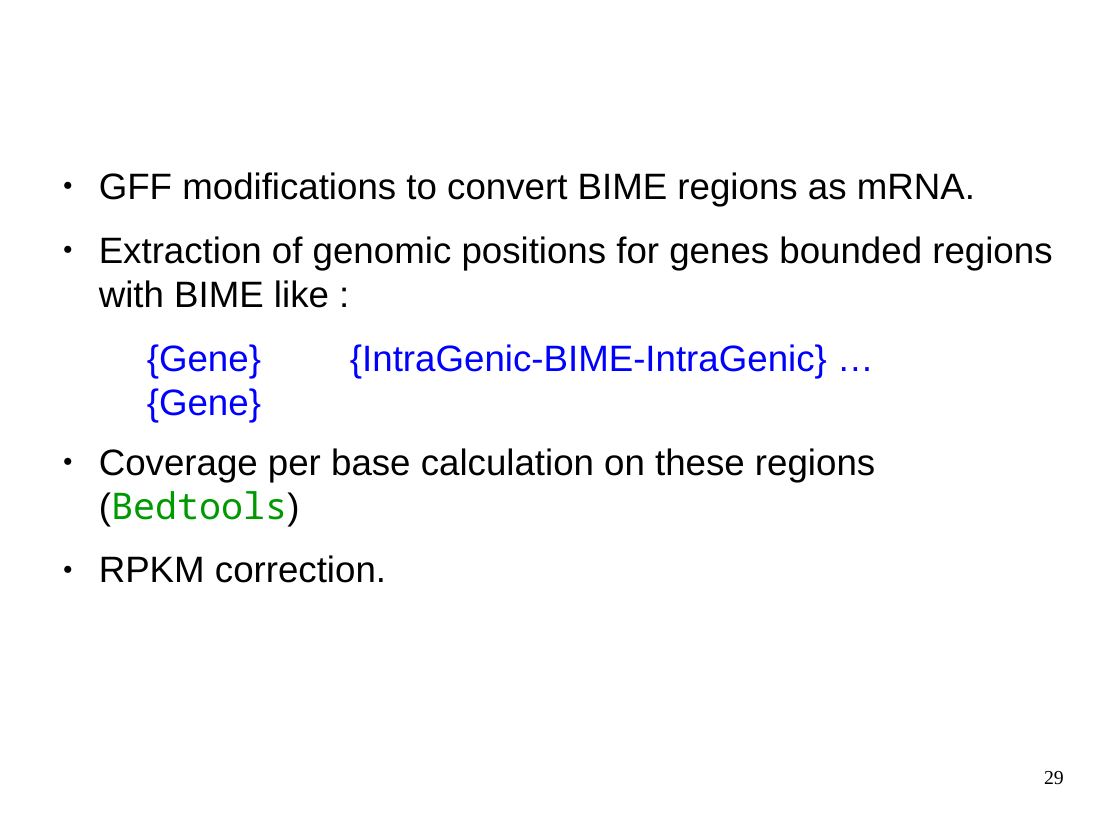
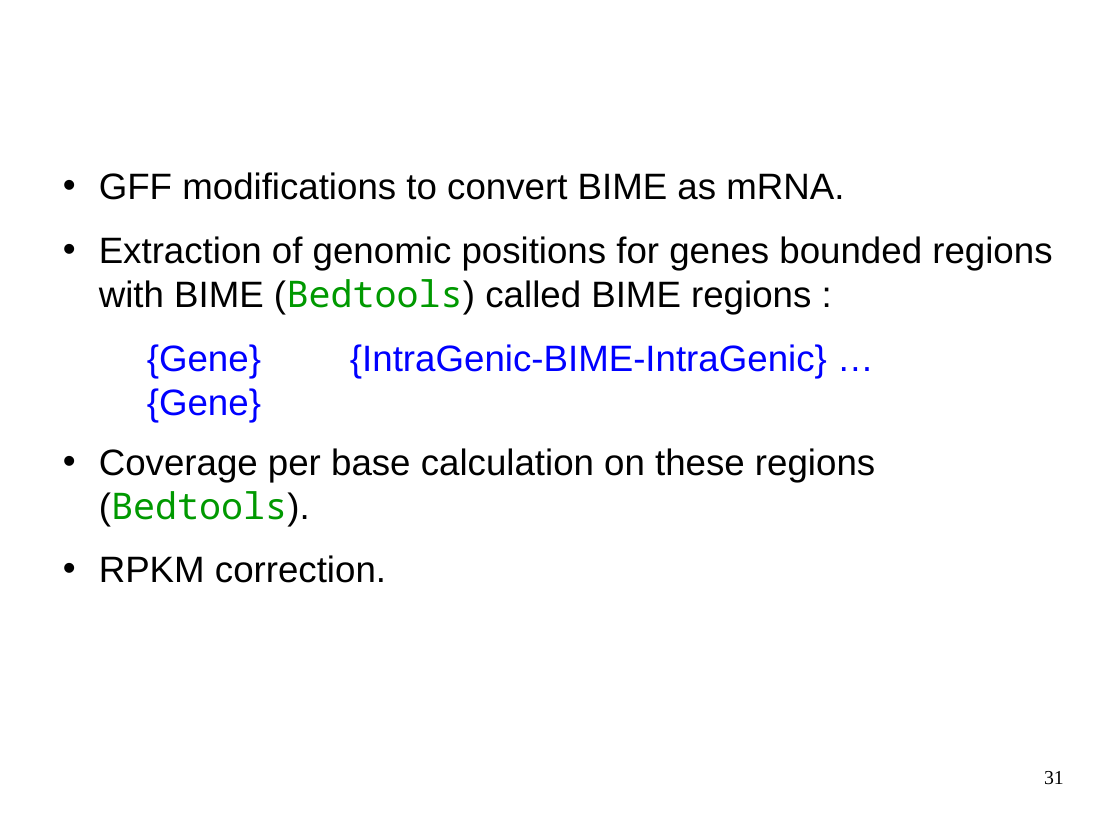
Before and after one commit to mesmeraf/stage_M2, a slide deck: slide 31 of presentations/presentation_labo_03-19.odp (slide 29 before the commit). Drawn at 1120x840 pixels with LibreOffice and Linux fonts; fonts in the diff are those of the drawing; background and template pictures are left out. Boxes give left, top, right and bottom in pixels: in the first picture for what was removed or moved away, otherwise in the second. Text is boxed around its words. In the diff, an @@ line names an element or a change of style, - is before the commit and + after.

```diff
--- a/presentations/presentation_labo_03-19.odp
+++ b/presentations/presentation_labo_03-19.odp
@@ text at (x1=99, y1=172, x2=1052, y2=314): text changed @@
-● GFF modifications to convert BIME regions as mRNA.
-● Extraction of genomic positions for genes bounded regions with BIME like :
+• GFF modifications to convert BIME as mRNA.
+• Extraction of genomic positions for genes bounded regions with BIME (Bedtools) called BIME regions :
@@ text at (x1=99, y1=448, x2=875, y2=526): text changed @@
-● Coverage per base calculation on these regions (Bedtools)
+• Coverage per base calculation on these regions (Bedtools).
@@ page number at (x1=1044, y1=771, x2=1064, y2=785): text changed @@
-29
+31
```
Also in this commit, not shown: 18 other slides changed, 2 slides added, 3 other files.
